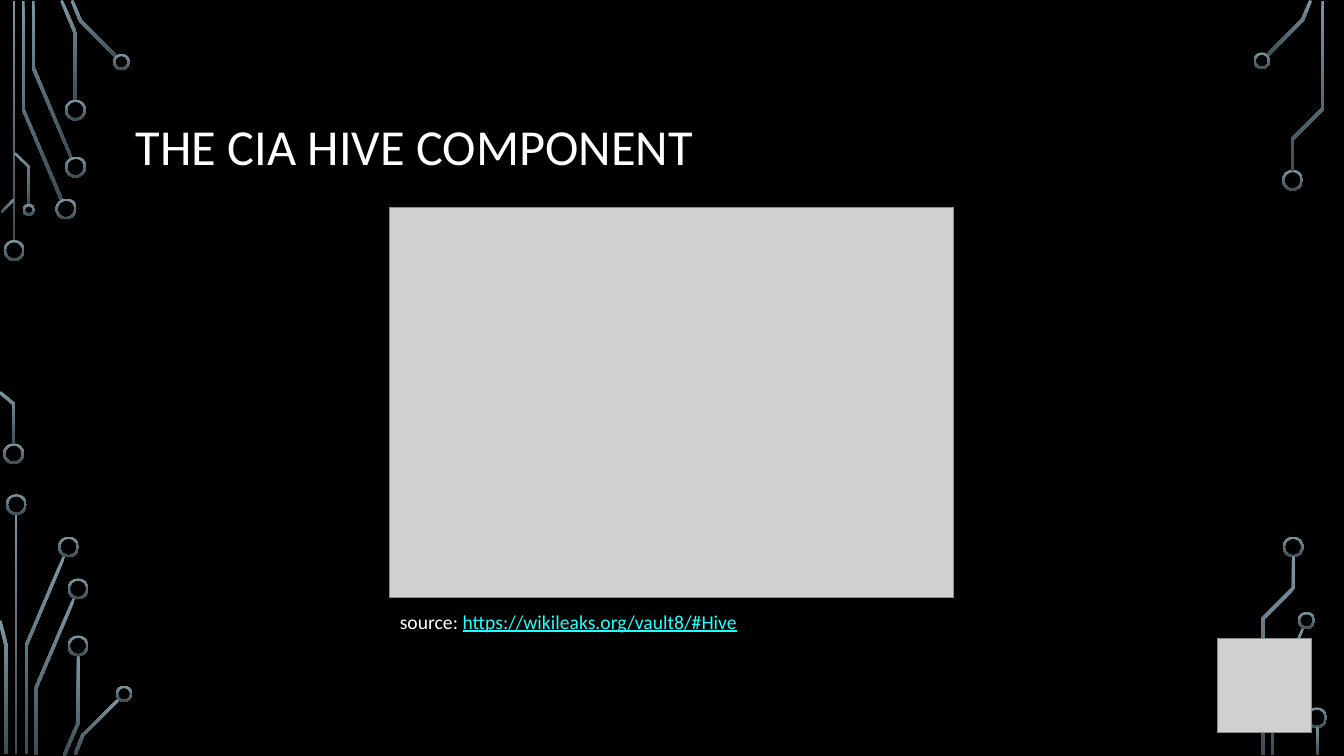
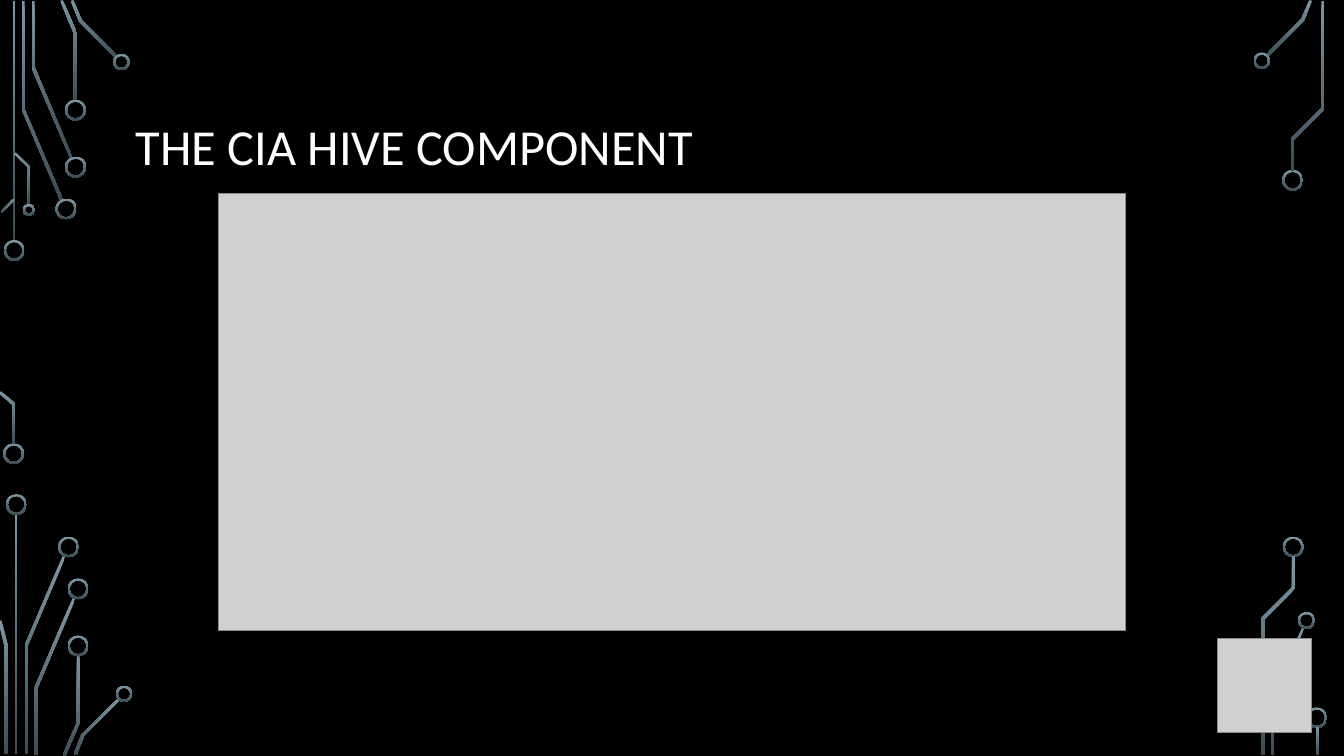
Before and after one commit to giadagabriele/WikiLeaks-Hive, a slide deck: slide 7 of The CIA Hive component.pptx (slide 6 before the commit). Drawn at 1344x756 pixels with LibreOffice and Linux fonts; fonts in the diff are those of the drawing; grey boxes stand for pictures; background and template pictures are left out. Boxes give left, top, right and bottom in pixels: in the first picture for what was removed or moved away, otherwise in the second. Text is boxed around its words. In the diff, an @@ line names an element or a change of style, - is before the commit and + after.

```diff
--- a/The CIA Hive component.pptx
+++ b/The CIA Hive component.pptx
@@ picture: place and size @@
-picture at <box>390,208,954,598</box>
+picture at <box>219,194,1126,630</box>
@@ text removed at <box>400,615,737,633</box> @@
-source: https://wikileaks.org/vault8/#Hive
```
Also in this commit, not shown: 5 other slides changed, 7 slides added, 4 slides removed.
